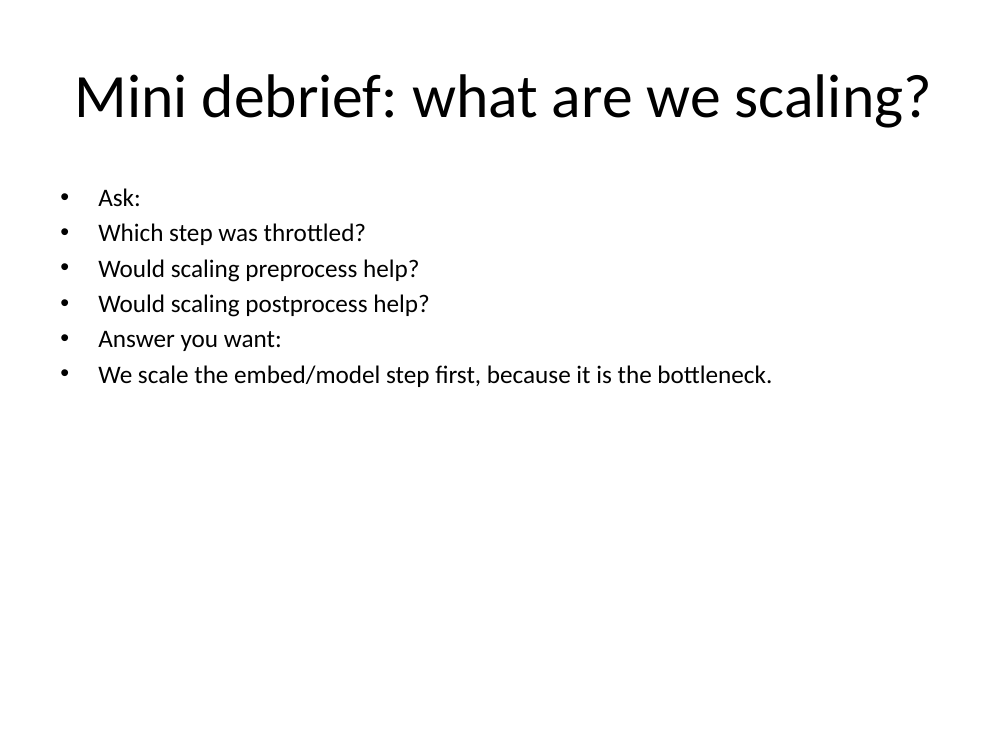
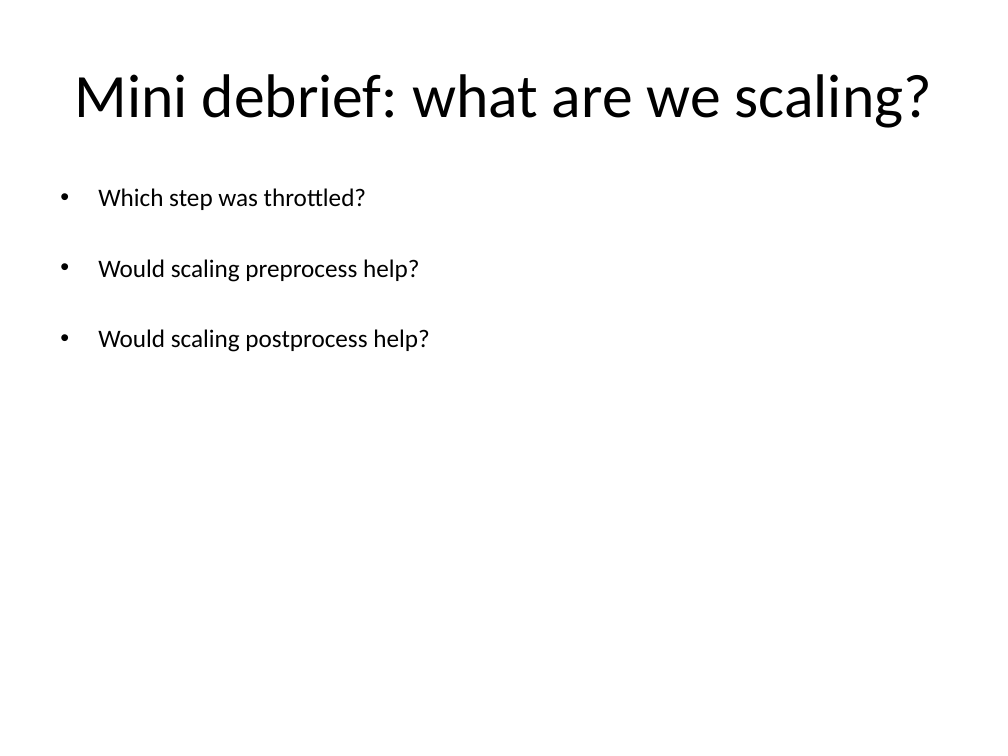
Before and after one commit to Corndel/AI6-5W, a slide deck: slide 15 of slides/morning_deck_scale_or_fail.pptx. Drawn at 1008x756 pixels with LibreOffice and Linux fonts; fonts in the diff are those of the drawing. Boxes give left, top, right and bottom in pixels: in the first picture for what was removed or moved away, otherwise in the second. Text is boxed around its words. In the diff, an @@ line names an element or a change of style, - is before the commit and + after.

```diff
--- a/slides/morning_deck_scale_or_fail.pptx
+++ b/slides/morning_deck_scale_or_fail.pptx
@@ text at bbox=[98, 188, 141, 207]: paragraph removed @@
-• Ask:
@@ text at bbox=[98, 330, 772, 387]: paragraphs removed @@
-• Answer you want:
-• We scale the embed/model step first, because it is the bottleneck.
```
Also in this commit, not shown: 15 other slides changed, 1 slide added, 1 other file.
